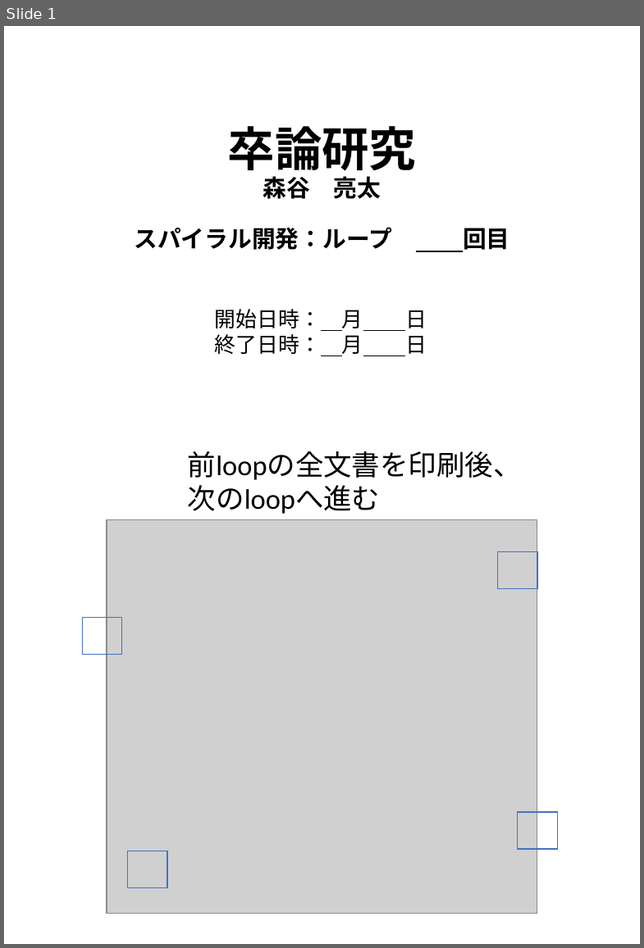
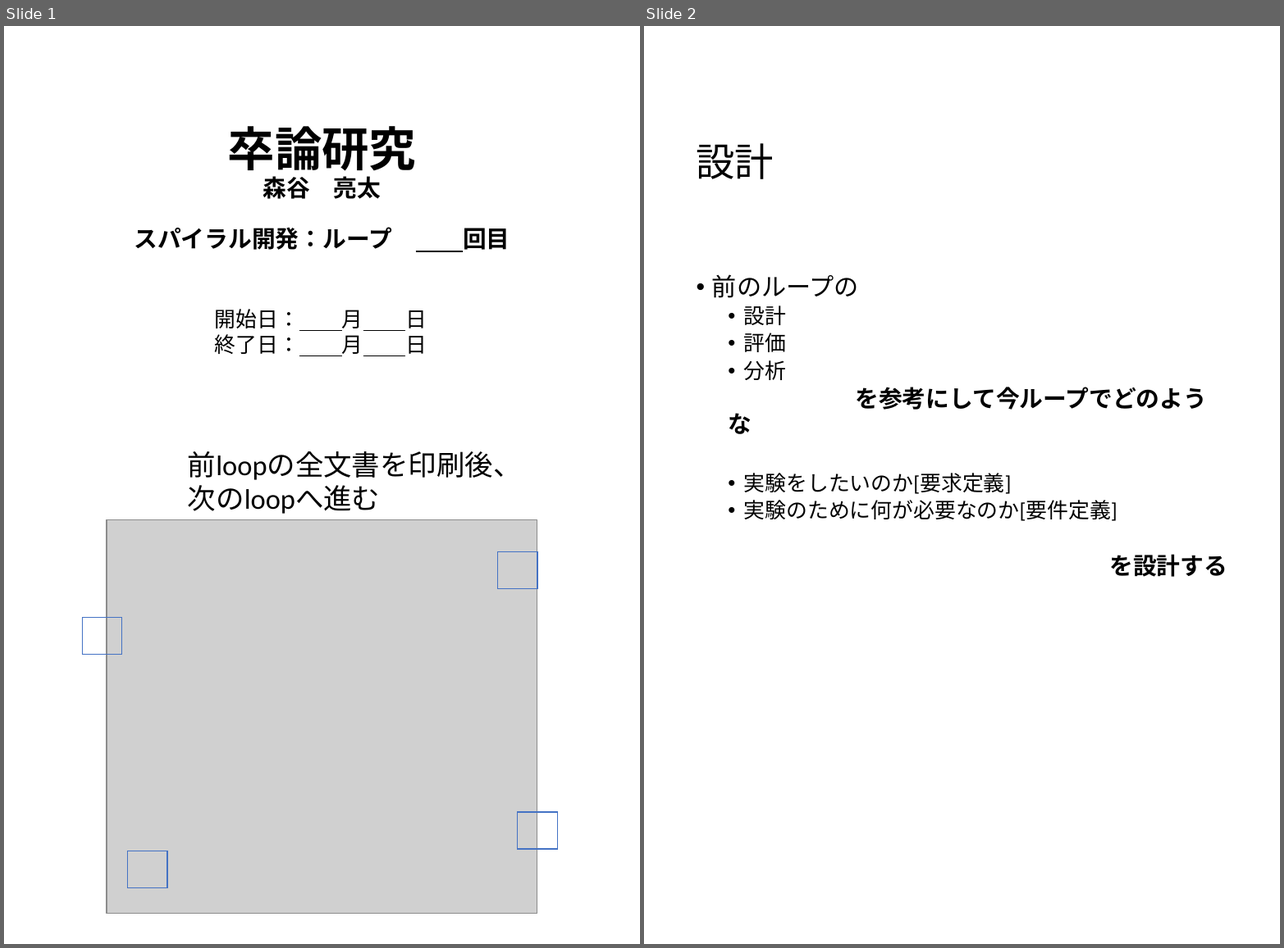
Before and after one commit to s1250103/Public_mori-lab, a slide deck: experiments/3L/outline.pptx. Shown side by side, each under a label of ours: slide 1 before the commit, slides 1 and 2 after it. The pictures are 644x948 and 1284x948 pixels, drawn with LibreOffice and Linux fonts; fonts in the diff are those of the drawing; grey boxes stand for pictures. Boxes give left, top, right and bottom in pixels: in the first picture for what was removed or moved away, otherwise in the second. Text is boxed around its words. In the diff, an @@ line names an element or a change of style, - is before the commit and + after.

Commit message:
3L実装開始

```diff
--- a/experiments/3L/outline.pptx
+++ b/experiments/3L/outline.pptx
@@ slide 2 added at <box>644,26,1280,944</box>, background #FFFFFF @@
@@ title added at <box>696,143,774,179</box>, 33 pt, text #000000 @@
+設計
@@ text added at <box>712,274,1227,577</box>, 18 pt, text #000000 @@
+• 前のループの
+  • 設計
+  • 評価
+  • 分析
+  を参考にして今ループでどのような
+  • 実験をしたいのか[要求定義]
+  • 実験のために何が必要なのか[要件定義]
+  を設計する
@@ slide 1 changed as well @@
@@ text at <box>215,309,426,354</box>: text changed @@
-開始日時： 月 日
-終了日時： 月 日
+開始日： 月 日
+終了日： 月 日
```
Also in this commit, not shown: 5 other files.
